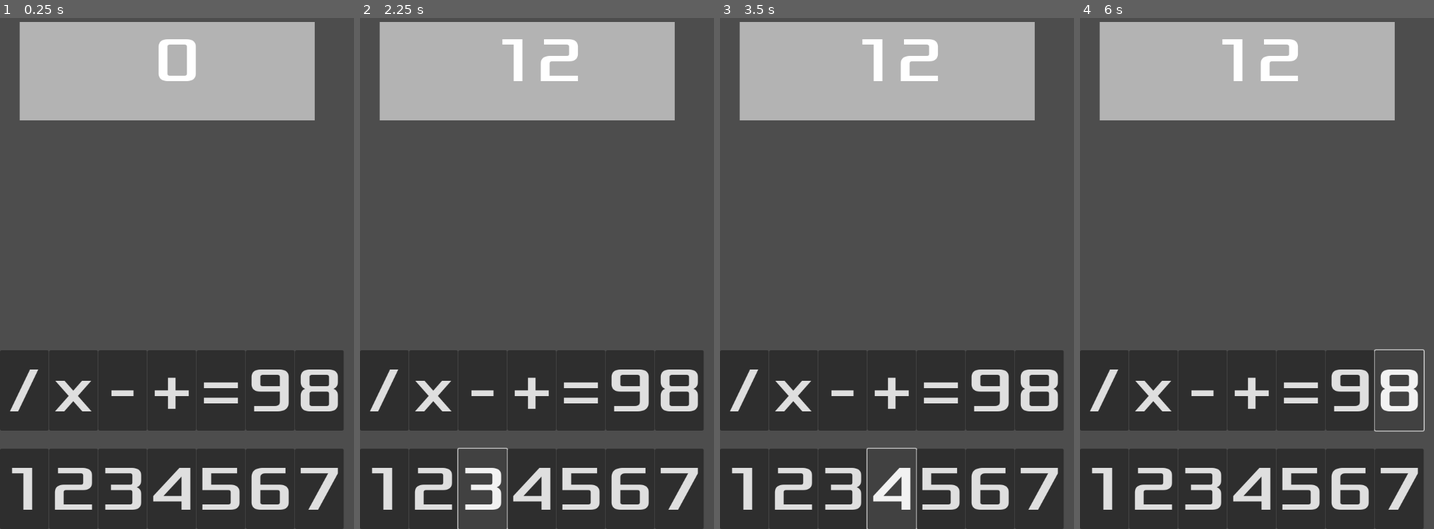
Above: before the commit, frames 1-4 (left to right).
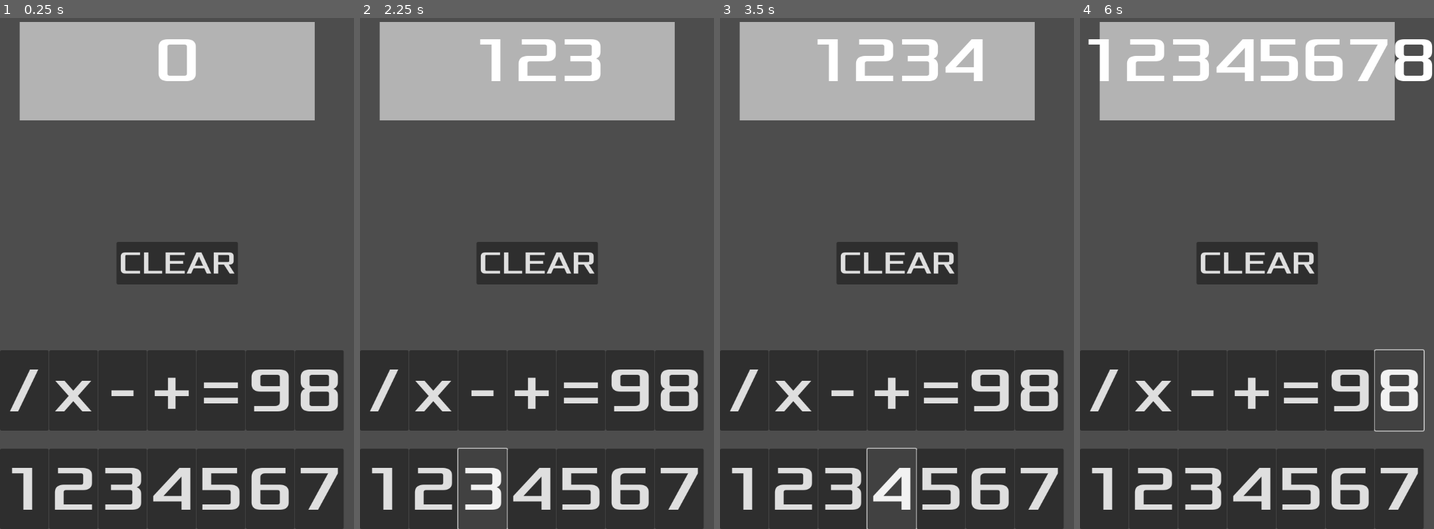
Above: after the commit, the same moments.

Repository: chungsamuel/Calculator
Game: Godot game, scene res://buttons.tscn
The game is run twice, just before and just after one commit, with the same random seed, the same clock (stepped at 60 frames per second) and the same inputs.
Inputs:
- Up to frame 1 (0.25 s): no input
- Up to frame 2 (2.25 s): click "1" at 0.5 s; click "2" at 1.25 s; click "3" at 2 s
- Up to frame 3 (3.5 s): click "4" at 2.75 s
- Up to frame 4 (6 s): click "5" at 3.5 s; click "6" at 4.25 s; click "7" at 5 s; click "8" at 5.75 s

The runs differ from the first frame. In frame 1, 2.8% of the frame differs, in the area x 33-68%, y 43-53%; in frame 2, 4.1%; in frame 3, 4.1%; in frame 4, 6.1%, in the area x 2-100%, y 4-53%.

Commit message:
button functionality and output
Added functionality to all the buttons
Added a clear screen feature
Added functionality to calculate numbers
However calculation is limited to single digit numbers

Diff:
--- a/buttons.gd
+++ b/buttons.gd
@@ -2,7 +2,7 @@
 
 var numbertest
 var operator_array = []
-var clear: bool = false
+var clear: bool = true
 var test_array = [1,2,3]
 
 # Called when the node enters the scene tree for the first time.
@@ -31,6 +31,7 @@
 			return 2
 		_:
 			return 999
+
 
 func convert_to_postfix(infix: String):
 	var operator_stack = []
@@ -75,9 +76,50 @@
 		print("here 5")
 	return postfix
 
+func evaluate_postfix(postfix: String):
+	var value_stack = []
+	var index: int = 0
+
+	while postfix.length() != index:
+		var next_character = postfix[index]
+		if next_character.is_valid_int():
+			value_stack.push_back(next_character)
+			index += 1
+		else:
+			match next_character:
+				"+":
+					var operand_two = int(value_stack.pop_back())
+					var operand_one = int(value_stack.pop_back())
+					var result = operand_one + operand_two
+					value_stack.push_back(str(result))
+					index += 1
+				"-":
+					var operand_two = int(value_stack.pop_back())
+					var operand_one = int(value_stack.pop_back())
+					var result = operand_one - operand_two
+					value_stack.push_back(str(result))
+					index += 1
+				"*":
+					var operand_two = int(value_stack.pop_back())
+					var operand_one = int(value_stack.pop_back())
+					var result = operand_one * operand_two
+					value_stack.push_back(str(result))
+					index += 1
+				"/":
+					var operand_two = int(value_stack.pop_back())
+					var operand_one = int(value_stack.pop_back())
+					var result = operand_one / operand_two
+					value_stack.push_back(str(result))
+					index += 1
+				_:
+					index += 1
+	return value_stack.back()
+
+
+
 func process_numbers(number):
-	if !clear:
-		clear = true
+	if clear:
+		clear = false
 		$input.text = number
 		print(number)
 	else:
@@ -102,10 +144,61 @@
 	#var temp3 = operator_array.pop_front()
 	#if temp2 == "+":
 		#print(temp1 + temp3)
+	print($input.get_text())
 	var printme = convert_to_postfix($input.get_text())
 	print(printme)
+	var answer = evaluate_postfix(printme)
+	print(answer)
+	$input.text = answer
+	$input.show()
 
 
 func _on_plusoperator_pressed():
 	process_numbers("+")
 	operator_array.append("+")
+
+
+func _on_number_3_pressed():
+	process_numbers("3")
+
+
+func _on_number_4_pressed():
+	process_numbers("4")
+
+
+func _on_number_5_pressed():
+	process_numbers("5")
+
+
+func _on_number_6_pressed():
+	process_numbers("6")
+
+
+func _on_number_7_pressed():
+	process_numbers("7")
+
+
+func _on_number_8_pressed():
+	process_numbers("8")
+
+
+func _on_number_9_pressed():
+	process_numbers("9")
+
+
+func _on_minusoperator_pressed():
+	process_numbers("-")
+
+
+func _on_timesoperator_pressed():
+	process_numbers("*")
+
+
+func _on_divideoperator_pressed():
+	process_numbers("/")
+
+
+func _on_clear_pressed():
+	$input.text = "0"
+	$input.show()
+	clear = true
--- a/buttons.tscn
+++ b/buttons.tscn
@@ -221,7 +221,34 @@
 theme_override_font_sizes/font_size = 128
 text = "0"
 
+[node name="clear" type="Button" parent="."]
+anchors_preset = 8
+anchor_left = 0.5
+anchor_top = 0.5
+anchor_right = 0.5
+anchor_bottom = 0.5
+offset_left = -4.0
+offset_top = -4.0
+offset_right = 4.0
+offset_bottom = 4.0
+grow_horizontal = 2
+grow_vertical = 2
+theme_override_fonts/font = ExtResource("1_uxdyf")
+theme_override_font_sizes/font_size = 64
+text = "CLEAR"
+
 [connection signal="pressed" from="number1" to="." method="_on_number_1_pressed"]
 [connection signal="pressed" from="number2" to="." method="_on_number_2_pressed"]
+[connection signal="pressed" from="number3" to="." method="_on_number_3_pressed"]
+[connection signal="pressed" from="number4" to="." method="_on_number_4_pressed"]
+[connection signal="pressed" from="number5" to="." method="_on_number_5_pressed"]
+[connection signal="pressed" from="number6" to="." method="_on_number_6_pressed"]
+[connection signal="pressed" from="number7" to="." method="_on_number_7_pressed"]
+[connection signal="pressed" from="number8" to="." method="_on_number_8_pressed"]
+[connection signal="pressed" from="number9" to="." method="_on_number_9_pressed"]
 [connection signal="pressed" from="plusoperator" to="." method="_on_plusoperator_pressed"]
+[connection signal="pressed" from="minusoperator" to="." method="_on_minusoperator_pressed"]
+[connection signal="pressed" from="timesoperator" to="." method="_on_timesoperator_pressed"]
+[connection signal="pressed" from="divideoperator" to="." method="_on_divideoperator_pressed"]
 [connection signal="pressed" from="equaloperator" to="." method="_on_equaloperator_pressed"]
+[connection signal="pressed" from="clear" to="." method="_on_clear_pressed"]
